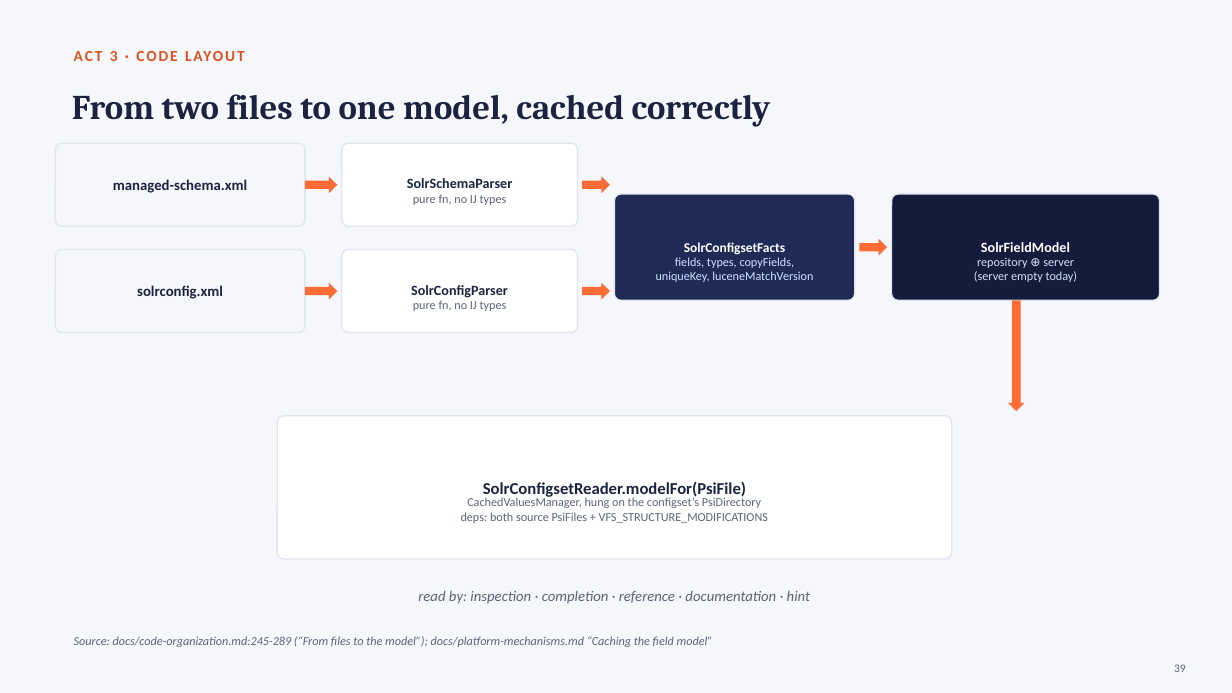
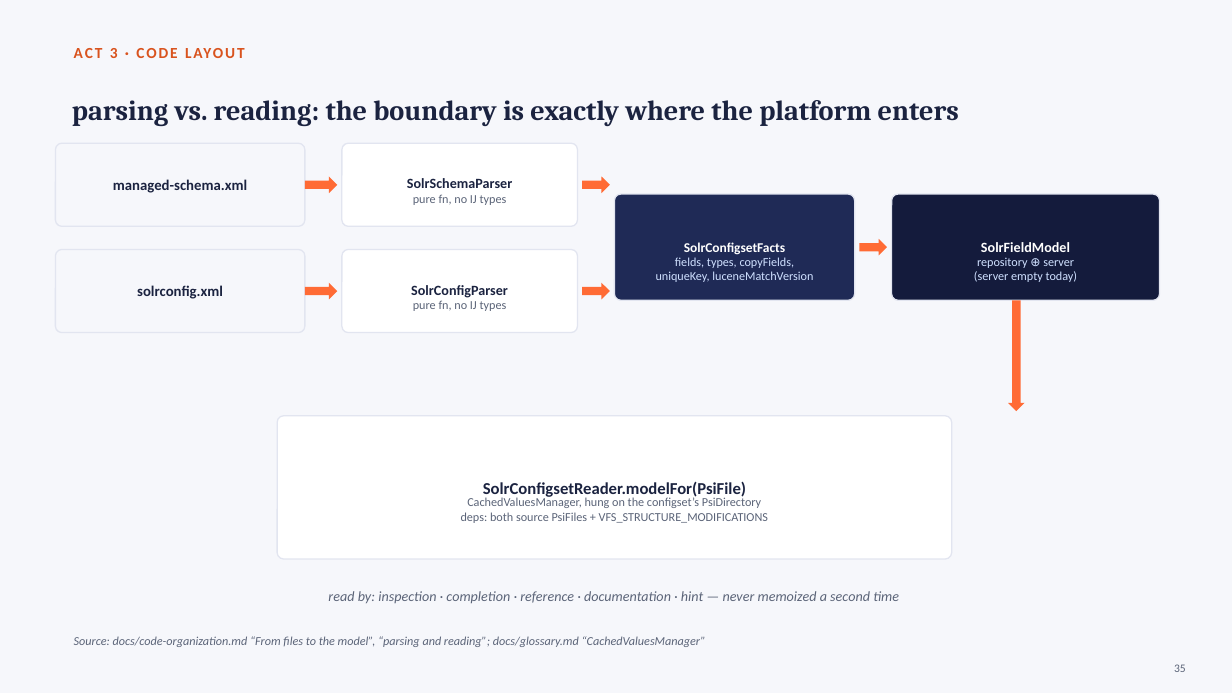
Before and after one commit to adityamparikh/solr-intellij-plugin, a slide deck: slide 35 of docs/presentation/solr-intellij-plugin.pptx (slide 39 before the commit). Drawn at 1232x693 pixels with LibreOffice and Linux fonts; fonts in the diff are those of the drawing. Boxes give left, top, right and bottom in pixels: in the first picture for what was removed or moved away, otherwise in the second. Text is boxed around its words. In the diff, an @@ line names an element or a change of style, - is before the commit and + after.

```diff
--- a/docs/presentation/solr-intellij-plugin.pptx
+++ b/docs/presentation/solr-intellij-plugin.pptx
@@ text at (x1=72, y1=100, x2=959, y2=126): text changed; size 27 to 22 pt @@
-From two files to one model, cached correctly
+parsing vs. reading: the boundary is exactly where the platform enters
@@ text at (x1=328, y1=591, x2=899, y2=603): text changed; size 11.5 to 11 pt @@
-read by: inspection · completion · reference · documentation · hint
+read by: inspection · completion · reference · documentation · hint — never memoized a second time
@@ text at (x1=74, y1=636, x2=706, y2=647): text changed @@
-Source: docs/code-organization.md:245-289 (“From files to the model”); docs/platform-mechanisms.md “Caching the field model”
+Source: docs/code-organization.md “From files to the model”, “parsing and reading”; docs/glossary.md “CachedValuesManager”
@@ text at (x1=1174, y1=664, x2=1186, y2=672): text changed @@
-39
+35
```
Also in this commit, not shown: 7 other slides changed, 29 slides added, 33 slides removed, 2 other files.
